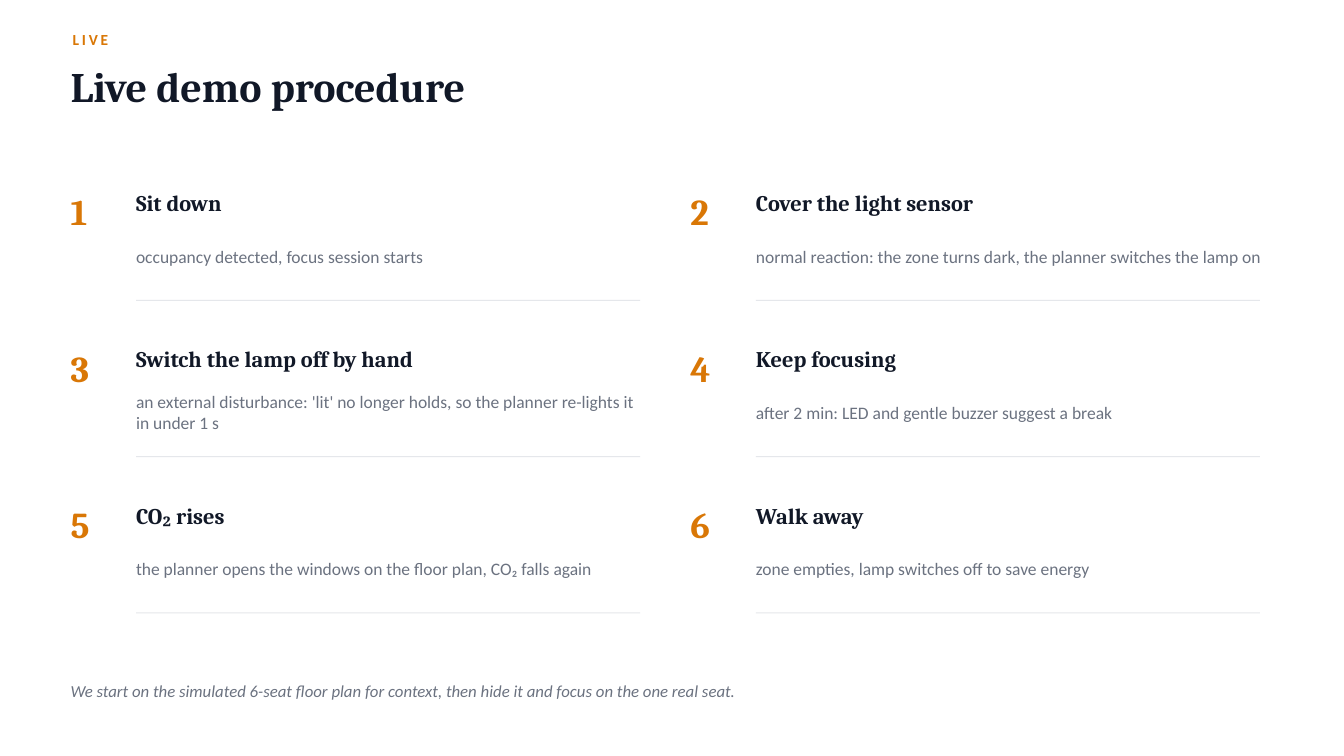
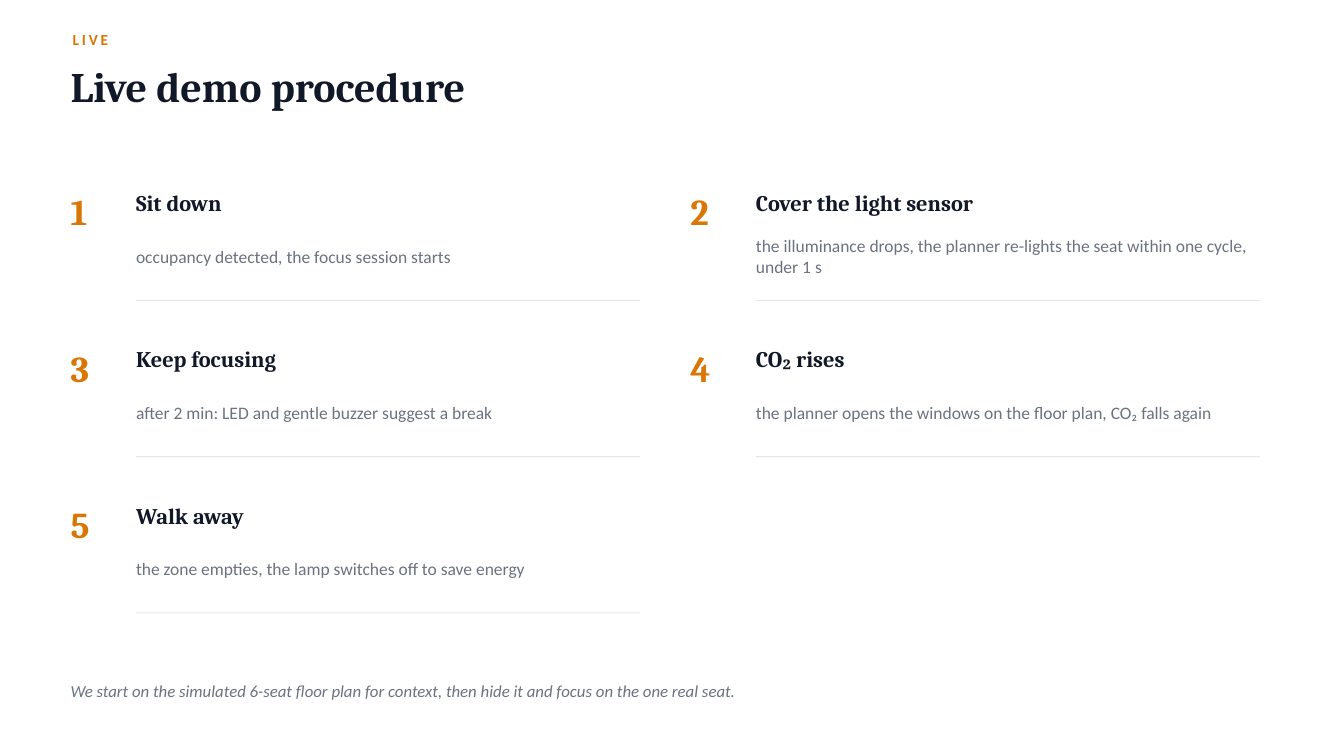
Before and after one commit to Dennis1911/librisense-smart-library, a slide deck: slide 10 of docs/presentation/LibriSense_Demo.pptx. Drawn at 1344x756 pixels with LibreOffice and Linux fonts; fonts in the diff are those of the drawing. Boxes give left, top, right and bottom in pixels: in the first picture for what was removed or moved away, otherwise in the second. Text is boxed around its words. In the diff, an @@ line names an element or a change of style, - is before the commit and + after.

```diff
--- a/docs/presentation/LibriSense_Demo.pptx
+++ b/docs/presentation/LibriSense_Demo.pptx
@@ text at [136, 251, 450, 266]: text changed @@
-occupancy detected, focus session starts
+occupancy detected, the focus session starts
@@ text at [756, 240, 1247, 273]: text changed @@
-normal reaction: the zone turns dark, the planner switches the lamp on
+the illuminance drops, the planner re-lights the seat within one cycle, under 1 s
@@ text at [136, 351, 276, 372]: text changed @@
-Switch the lamp off by hand
+Keep focusing
@@ text at [796, 351, 844, 367]: text changed @@
-Keep focusing
+CO₂ rises
@@ text at [136, 407, 492, 422]: text changed @@
-an external disturbance: 'lit' no longer holds, so the planner re-lights it in under 1 s
+after 2 min: LED and gentle buzzer suggest a break
@@ text at [756, 407, 1211, 422]: text changed @@
-after 2 min: LED and gentle buzzer suggest a break
+the planner opens the windows on the floor plan, CO₂ falls again
@@ text at [136, 508, 244, 529]: text changed @@
-CO₂ rises
+Walk away
@@ text removed at [756, 508, 864, 529] @@
-Walk away
@@ text removed at [690, 513, 710, 539] @@
-6
@@ text at [136, 563, 525, 578]: text changed @@
-the planner opens the windows on the floor plan, CO₂ falls again
+the zone empties, the lamp switches off to save energy
@@ text removed at [756, 563, 1090, 578] @@
-zone empties, lamp switches off to save energy
@@ line removed from (756, 613) to (1260, 613) @@
```
Also in this commit, not shown: 1 slide added, 1 slide removed.
